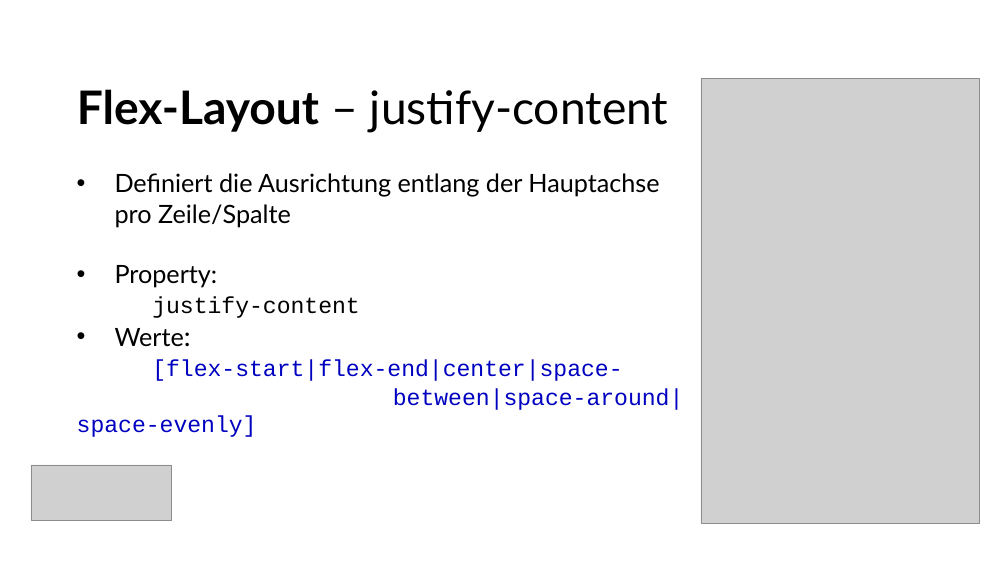
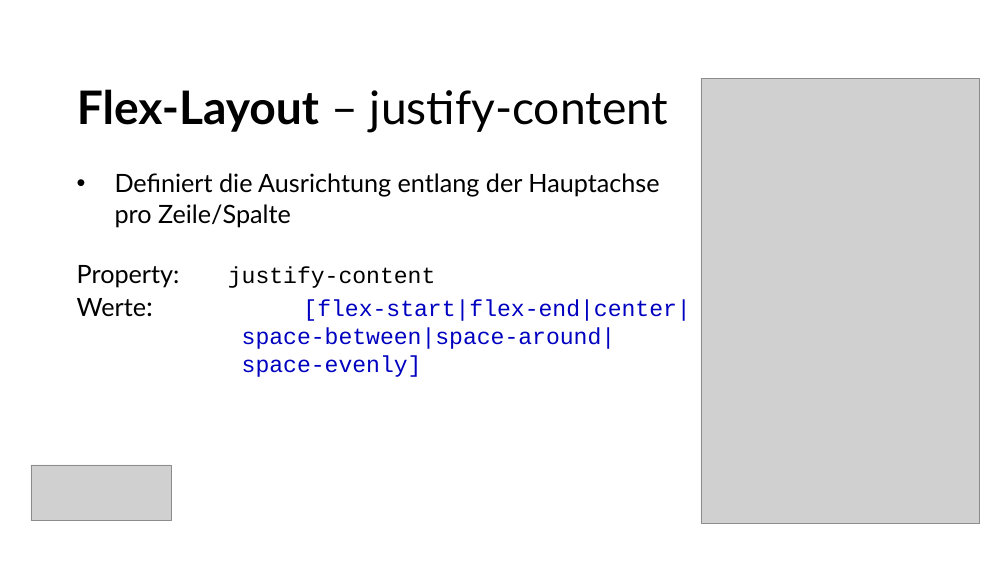
Before and after one commit to betera/css_layout, a slide deck: slide 28 of CSS_Layout.pptx. Drawn at 1008x567 pixels with LibreOffice and Linux fonts; fonts in the diff are those of the drawing; grey boxes stand for pictures; background and template pictures are left out. Boxes give left, top, right and bottom in pixels: in the first picture for what was removed or moved away, otherwise in the second. Text is boxed around its words. In the diff, an @@ line names an element or a change of style, - is before the commit and + after.

```diff
--- a/CSS_Layout.pptx
+++ b/CSS_Layout.pptx
@@ text at bbox=[77, 265, 690, 377]: text changed @@
-• Property:
-justify-content
-• Werte:
-[flex-start|flex-end|center|space- between|space-around|space-evenly]
+Property: justify-content
+Werte: [flex-start|flex-end|center|
+space-between|space-around|
+space-evenly]
```
Also in this commit, not shown: 17 other slides changed, 11 slides added, 20 other files.
